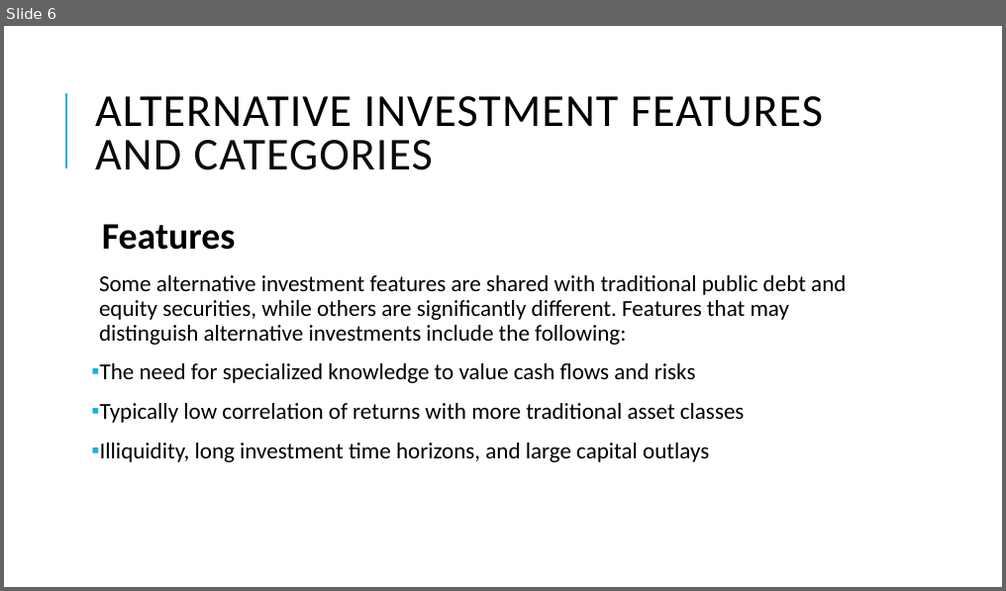
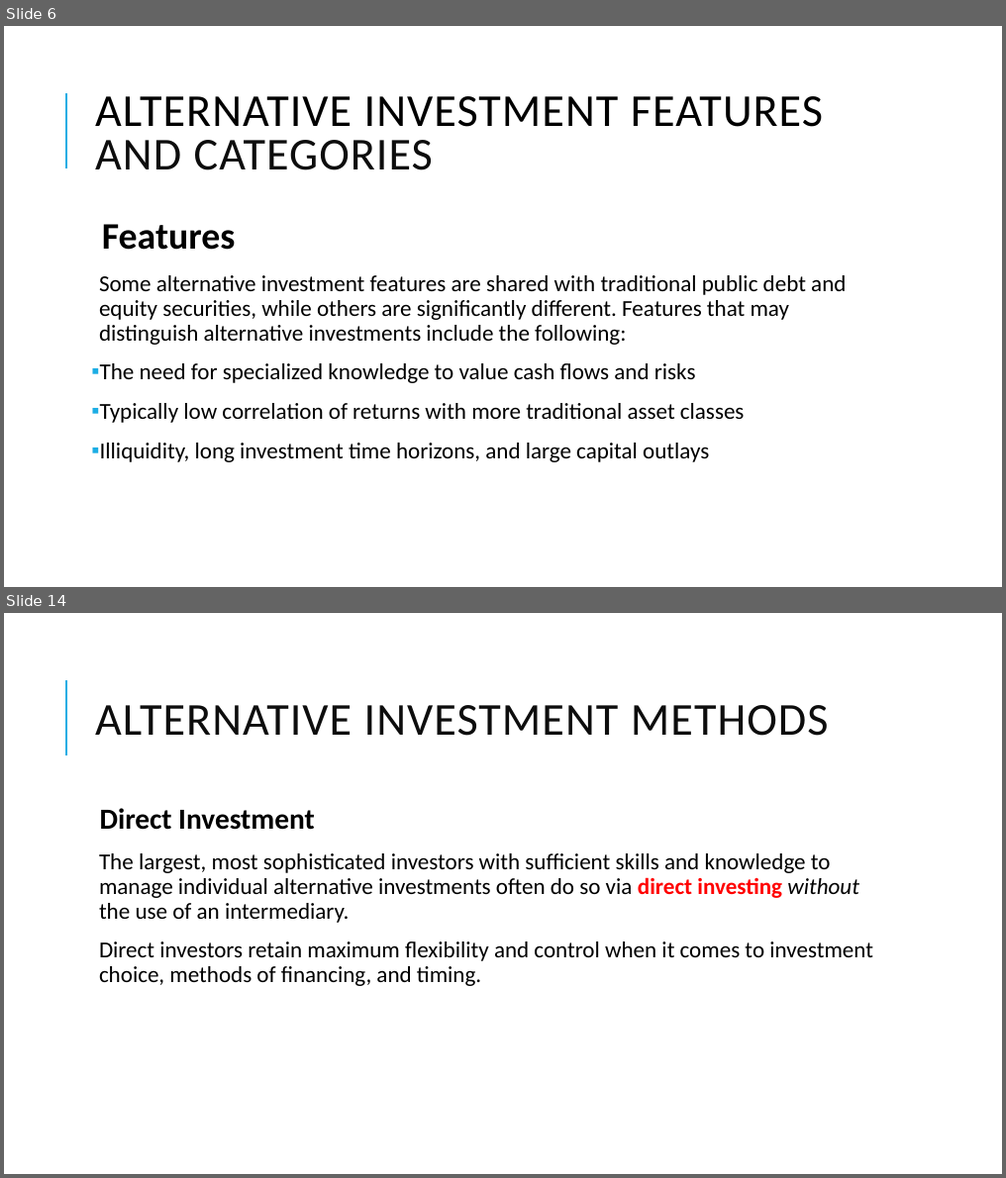
Before and after one commit to Isco0530/data, a slide deck: 2024Alternative.pptx. Shown one above the other, each under a label of ours: slide 6 before the commit, slides 6 and 14 after it; the slides between them are not shown. The pictures are 1006x591 and 1006x1178 pixels, drawn with LibreOffice and Linux fonts; fonts in the diff are those of the drawing. Boxes give left, top, right and bottom in pixels: in the first picture for what was removed or moved away, otherwise in the second. Text is boxed around its words. In the diff, an @@ line names an element or a change of style, - is before the commit and + after.

```diff
--- a/2024Alternative.pptx
+++ b/2024Alternative.pptx
@@ slide 14 added at [4,613,1002,1174], background #FFFFFF; not listed: 1 template element that a slide beside it also shows @@
@@ title added at [95,705,829,736], 44 pt, text #0D0D0D @@
+ALTERNATIVE INVESTMENT METHODS
@@ text added at [99,808,873,986], 22 pt, text #000000 @@
+  Direct Investment
+  The largest, most sophisticated investors with sufficient skills and knowledge to manage individual alternative investments often do so via direct investing without the use of an intermediary.
+  Direct investors retain maximum flexibility and control when it comes to investment choice, methods of financing, and timing.
```
Also in this commit, not shown: 2 slides changed, 11 other slides added.
